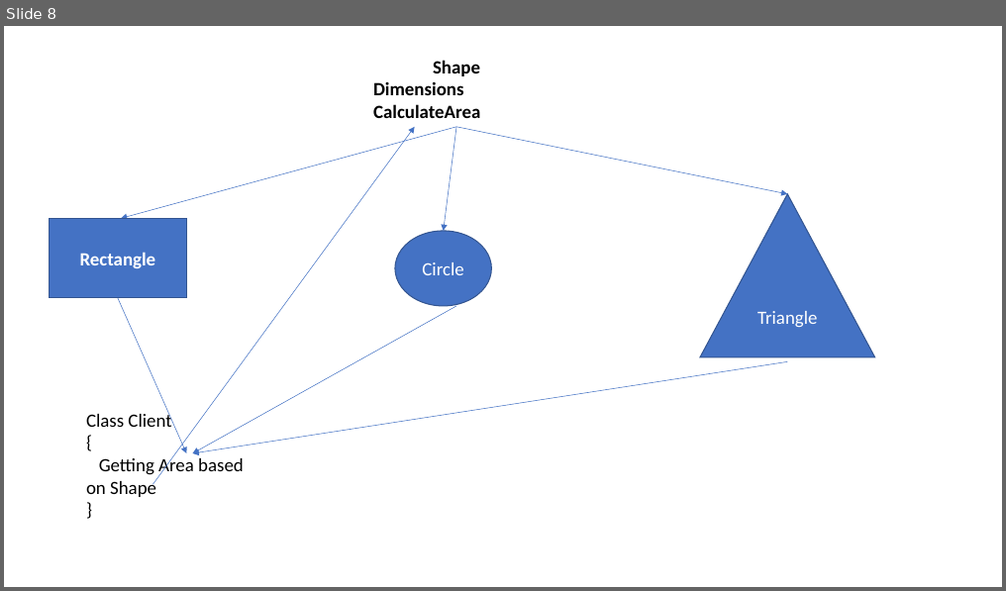
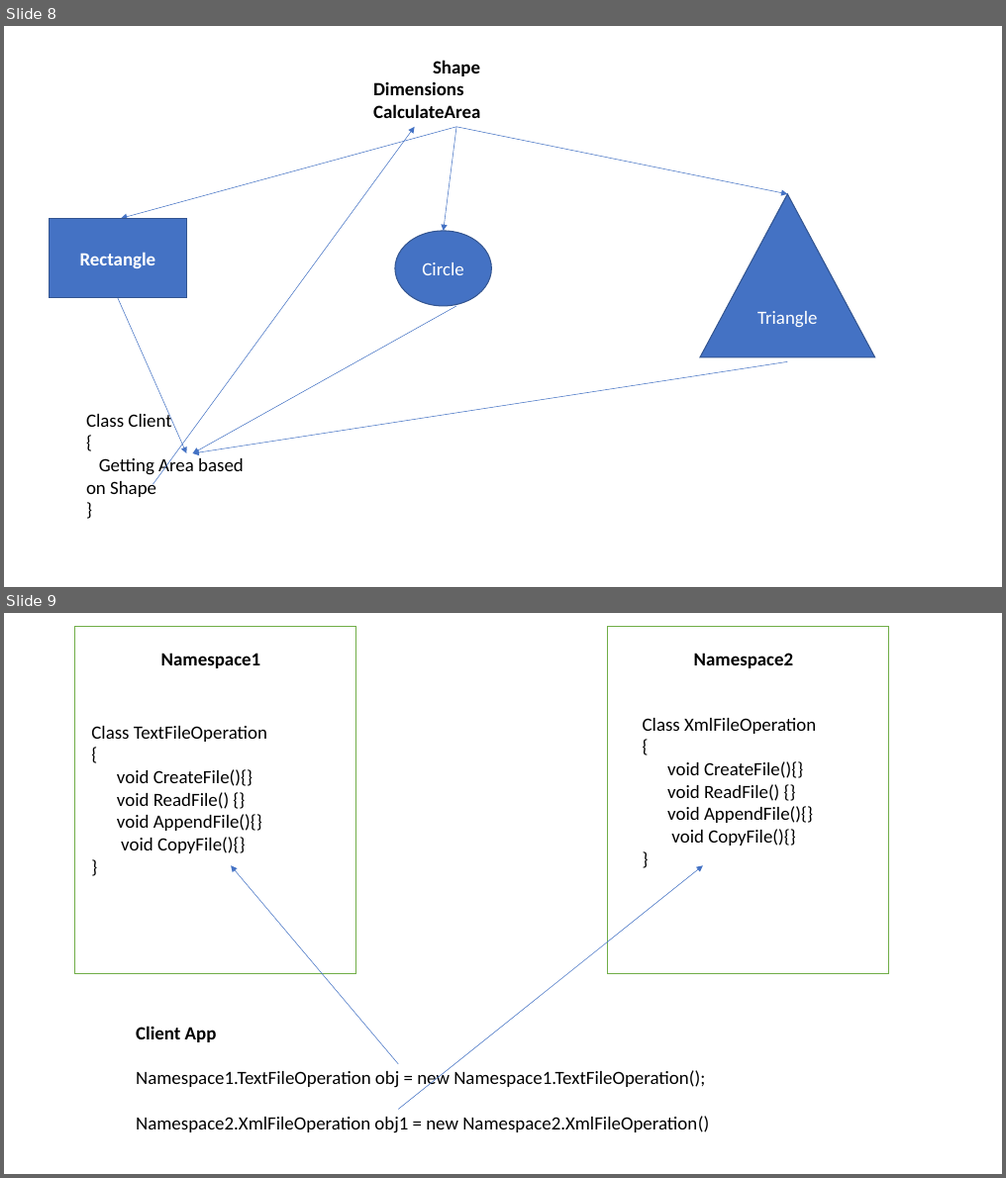
Before and after one commit to maheshsabnis/NetFrwk_Projects, a slide deck: Training-Images.pptx. Shown one above the other, each under a label of ours: slide 8 before the commit, slides 8 and 9 after it. The pictures are 1006x591 and 1006x1178 pixels, drawn with LibreOffice and Linux fonts; fonts in the diff are those of the drawing. Boxes give left, top, right and bottom in pixels: in the first picture for what was removed or moved away, otherwise in the second. Text is boxed around its words. In the diff, an @@ line names an element or a change of style, - is before the commit and + after.

```diff
--- a/Training-Images.pptx
+++ b/Training-Images.pptx
@@ slide 9 added at [4, 613, 1002, 1174], background #FFFFFF @@
@@ rectangle added at [75, 626, 356, 973], fill #FFFFFF, outline #70AD47 1 pt @@
@@ rectangle added at [607, 626, 889, 973], fill #FFFFFF, outline #70AD47 1 pt @@
@@ text added at [161, 653, 261, 668], 18 pt, text #000000, bold @@
+Namespace1
@@ text added at [694, 653, 794, 668], 18 pt, text #000000, bold @@
+Namespace2
@@ text added at [91, 726, 267, 854], 18 pt, text #000000 @@
+Class TextFileOperation
+{
+void CreateFile(){}
+void ReadFile() {}
+void AppendFile(){}
+void CopyFile(){}
+}
@@ text added at [643, 718, 816, 846], 18 pt, text #000000 @@
+Class XmlFileOperation
+{
+void CreateFile(){}
+void ReadFile() {}
+void AppendFile(){}
+void CopyFile(){}
+}
@@ arrow added from (399, 1064) to (231, 866), #4472C4 0.5 pt @@
@@ arrow added from (399, 1109) to (703, 866), #4472C4 0.5 pt @@
@@ text added at [136, 1026, 709, 1134], 18 pt, text #000000 @@
+Client App
+Namespace1.TextFileOperation obj = new Namespace1.TextFileOperation();
+Namespace2.XmlFileOperation obj1 = new Namespace2.XmlFileOperation()
```
Also in this commit, not shown: 2 other slides added, 13 other files.
